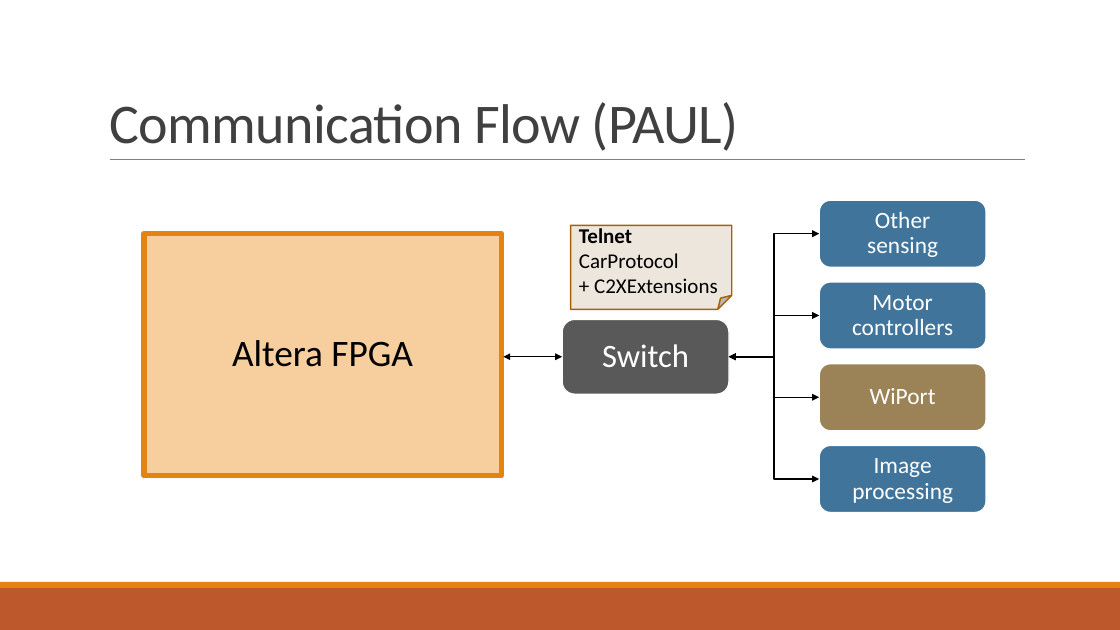
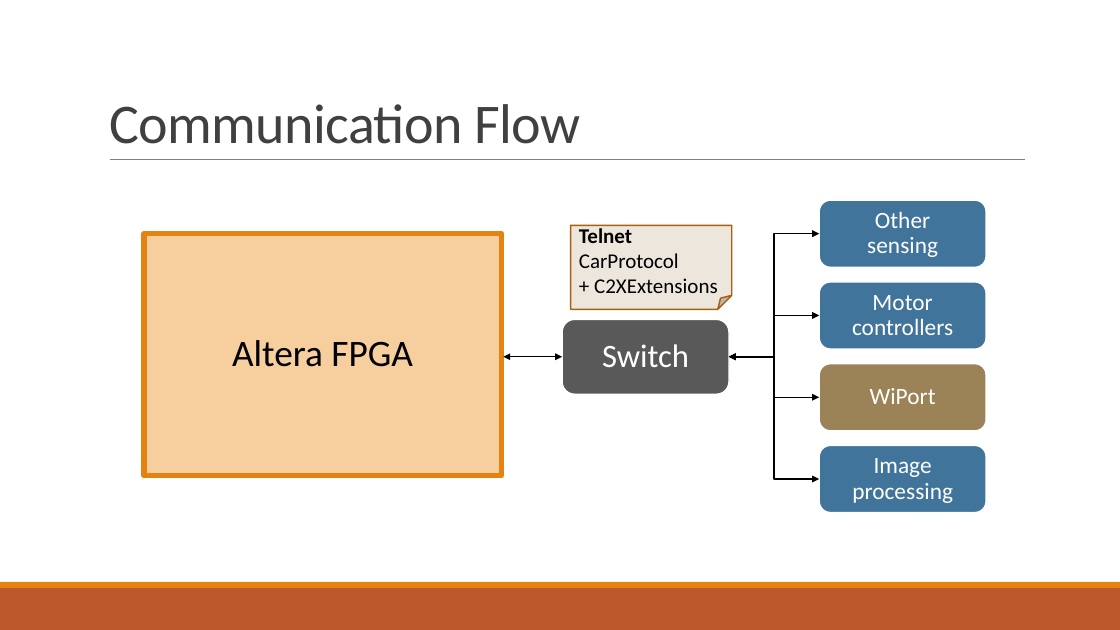
Before and after one commit to fjanssen/Car2X, a slide deck: slide 12 of doc/FinalPresentation.pptx. Drawn at 1120x630 pixels with LibreOffice and Linux fonts; fonts in the diff are those of the drawing. Boxes give left, top, right and bottom in pixels: in the first picture for what was removed or moved away, otherwise in the second. Text is boxed around its words. In the diff, an @@ line names an element or a change of style, - is before the commit and + after.

```diff
--- a/doc/FinalPresentation.pptx
+++ b/doc/FinalPresentation.pptx
@@ title at <box>109,104,580,144</box>: text changed @@
-Communication Flow (PAUL)
+Communication Flow
```
Also in this commit, not shown: 6 other slides changed.
